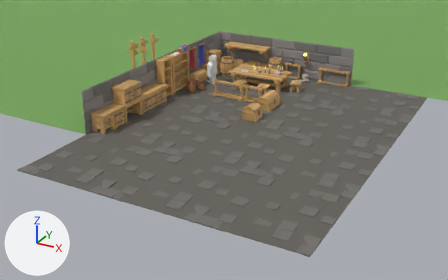
The Blender file Blender-environments/additional.blend: old version first, new version second.
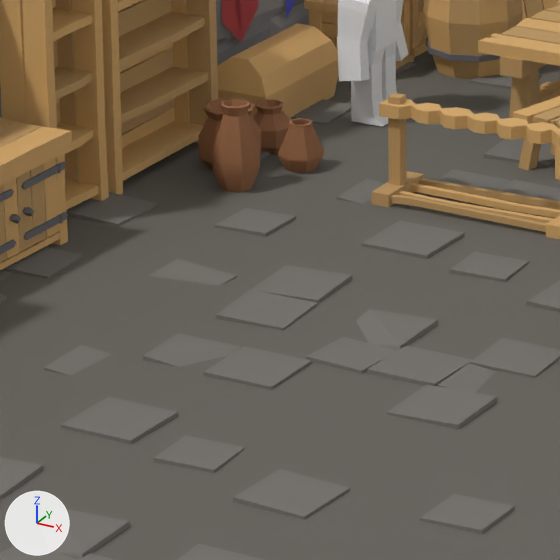
Each version is shown from a camera (50 mm lens) standing at (15.27, -28.93, 10.66) and looking at (1.96, -4.73, -1.44), then close up on the part from 35% to 54% of the width and 23% to 53% of the height. Arrows for +X, +Y and +Z are at lower left; the lights stay in place.

Script lines for the objects in view, before the commit:
```python
me_circle_033 = bpy.data.meshes.new('Circle.033')
me_circle_033.from_pydata(...)  # 65 vertices, 65 faces; spans x -0.188..0.188, y -0.188..0.188, z 0.0..0.375
me_circle_033.polygons.foreach_set('use_smooth', [True] * 65)
me_circle_033.materials.append(mat_material)  # picture img_rpggame_palette_png
me_circle_034 = bpy.data.meshes.new('Circle.034')
me_circle_034.from_pydata(...)  # 65 vertices, 65 faces; spans x -0.188..0.188, y -0.188..0.188, z 0.0..0.681
me_circle_034.polygons.foreach_set('use_smooth', [True] * 65)
me_circle_034.materials.append(mat_material)  # picture img_rpggame_palette_png
me_plane_002 = bpy.data.meshes.new('Plane.002')
me_plane_002.from_pydata(...)  # 124 vertices, 78 faces; spans x -2.0..2.0, y -2.0..2.01, z -0.04..0.04
me_plane_002.materials.append(mat_material)  # picture img_rpggame_palette_png
ob_circle_010 = bpy.data.objects.new('Circle.010', me_circle_034)
ob_circle_010.location = (-0.802, -3.117, 0.0)
ob_floor = bpy.data.objects.new('floor', me_plane_002)
ob_floor.location = (0.0, 0.0, 0.0)
_m = ob_floor.modifiers.new('Triangulate', 'TRIANGULATE')
_m.keep_custom_normals = True
ob_pot_3 = bpy.data.objects.new('pot_3', me_circle_033)
ob_pot_3.location = (-0.599, -2.485, 0.0)
# also in view: 'chest_small' at (-1.53, -1.37, 0.29); 'bookshelf_2' at (-1.7, -3.01, 1.02); 'door_l' at (-1.26, -5.65, 0.41); 'hooman' at (-0.69, -1.13, 0.78); 'table.001' at (1.73, -0.28, 0.38)
```
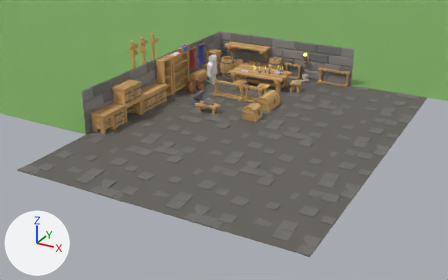
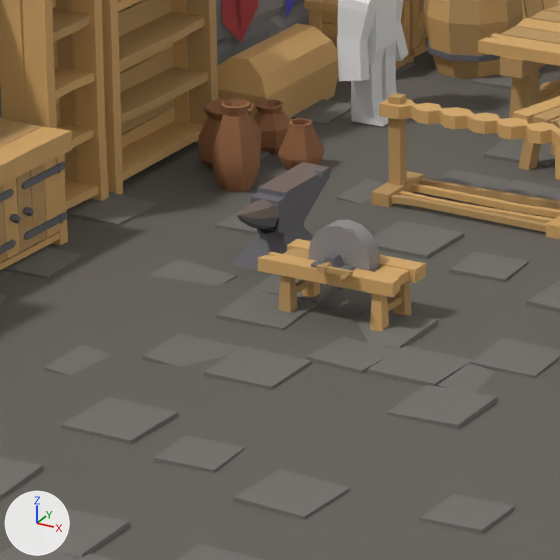
Where the change shows, as pixel boxes (x1, y1, x2, y2) in the close-ups (560 x 560 px):
'grindstone', added (brown): after (258, 239, 426, 331)
'anvil', added: after (231, 162, 330, 270)
'wheel', added: after (309, 220, 380, 292)

Patch to the scene script:
```diff
--- a/Blender-environments/additional.blend.py
+++ b/Blender-environments/additional.blend.py
@@ me_cylinder @@
+me_cylinder.from_pydata(...)  # 75 vertices, 54 faces; spans x -0.25..0.25, y -0.404..0.254, z -0.25..0.25
+me_cylinder.polygons.foreach_set('use_smooth', [True] * 54)
+me_cylinder.materials.append(mat_material)  # picture img_rpggame_palette_png
@@ me_cube_143 @@
+me_cube_143.from_pydata(...)  # 118 vertices, 83 faces; spans x -0.576..0.525, y -0.235..0.237, z 0.0..0.492
+me_cube_143.materials.append(mat_material)  # picture img_rpggame_palette_png
@@ me_cube_142 @@
+me_cube_142.from_pydata(...)  # 69 vertices, 69 faces; spans x -0.264..0.264, y -0.611..0.531, z 0.0..0.575
+me_cube_142.polygons.foreach_set('use_smooth', [True] * 69)
+me_cube_142.materials.append(mat_material)  # picture img_rpggame_palette_png
@@ ob_wheel @@
+ob_wheel = bpy.data.objects.new('wheel', me_cylinder)
+ob_wheel.parent = ob_grindstone
+ob_wheel.matrix_parent_inverse = Matrix(((1.0, 0.0, 0.0, -2.241), (0.0, 1.0, 0.0, 5.618), (0.0, 0.0, 1.0, 0.0), (0.0, 0.0, 0.0, 1.0)))
+ob_wheel.location = (2.241, -5.619, 0.438)
@@ ob_grindstone @@
+ob_grindstone = bpy.data.objects.new('grindstone', me_cube_143)
+ob_grindstone.location = (1.292, -5.065, 0.0)
+_m = ob_grindstone.modifiers.new('Triangulate', 'TRIANGULATE')
+_m.keep_custom_normals = True
@@ ob_anvil @@
+ob_anvil = bpy.data.objects.new('anvil', me_cube_142)
+ob_anvil.location = (0.318, -4.327, 0.0)
```
